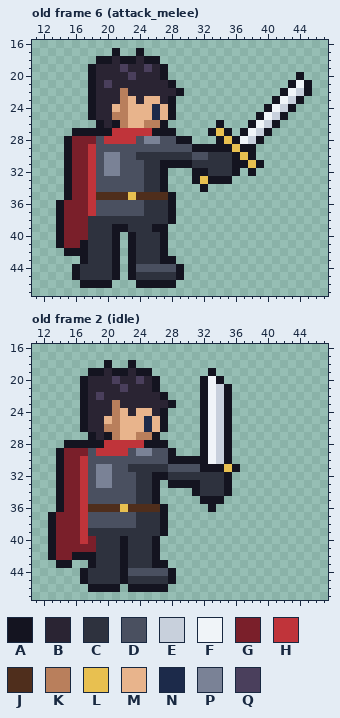
File history of a pixel-art file, art/sprites/combate/clases/guerrero.aseprite. Above is the file before it was changed.
48x48 pixels, 19 frames. Shown: old frame 6 (attack_melee): x 11..47, y 16..47; old frame 2 (idle): x 11..47, y 16..47. The commit also changed other frames, which this record leaves out.
Visible layers, top first: "cuerpo", "arma".
Palette (. is transparent): A #141420  B #2a2433  C #2e323e  D #4a5060  E #c8d0dc  F #f0f4f8  G #7a1f2a  H #c0343a  J #4f2e1c  K #b97f5c  L #e8c050  M #e8b48c  N #1c2a4a  P #7a8296  Q #4a3f5c
Pixels before, old frame 6 (attack_melee), first column x 14:
17 .......A..A.....................
18 .....AABAABAA...................
19 ....ABBBQBBQBA..................
20 ....ABBBBQBBBA................A.
21 ....ABQBBBBBBBA..............AFA
22 ....ABBBKBBBBBBA............AFEA
23 ....ABBBKMBMMBA............AFEA.
24 ....ABBMKMMMNMA...........AFEA..
25 ....ABBKKMMMNMA..........AFEA...
26 .....ABAKMMKKA......A...AFEA....
27 ..AAAAAHHHHHAAA....ALA.AFEA.....
28 .AGGGDHHHHDPPDDAA...ALAFEA......
29 .AGGHDDDDDDDDDDDDAAAAALAA.......
30 .AGGHDPPDDCCCCCCCDDCCCALA.......
31 .AGGHDPPDDDCCAAAACCCCCAALA......
32 .AGGHDPPDDDCCA...AACCCA.A.......
33 .AGGHDDDDDDCCA...ALAAA..........
34 .AGGHDDDDDDCCA....A.............
35 .AGGHJJJJLJJJJA.................
36 AGGGHDDDDDDCCCA.................
37 AGGGHDDDDDDCCCA.................
38 AGGGCCCCCCCCCCA.................
39 AGGGCCCAACCCAA..................
40 AGGGCCCA.ACCCA..................
41 AGGACCCA.ACCCA..................
42 .AAACCCA.ACCCA..................
43 ...ACCCA.ACCCAA.................
44 ..ACCCCA.ADDDDDA................
45 ..ACCCCA.ACCCCCA................
46 ...AAAA...AAAAA.................
Pixels before, old frame 2 (idle), first column x 13:
18 .......A..A.............
19 .....AABAABAA.......A...
20 ....ABBBQBBQBA.....AFA..
21 ....ABBBBQBBBA.....AFEA.
22 ....ABQBBBBBBBA....AFEA.
23 ....ABBBKBBBBBBA...AFEA.
24 ....ABBBKMBMMBA....AFEA.
25 ....ABBMKMMMNMA....AFEA.
26 ....ABBKKMMMNMA....AFEA.
27 .....ABAKMMKKA.....AFEA.
28 ..AAAAAHHHHHAAA....AFEA.
29 .AGGGDHHHHDPPDDA...AFEA.
30 .AGGHDDDDDDDDDDAAAAAFEA.
31 .AGGHDPPDDCCCCCDDDDAAALA
32 .AGGHDPPDDDCCAACCCCCCCA.
33 .AGGHDPPDDDCCA.AAAACCCA.
34 .AGGHDDDDDDCCA....ACCCA.
35 .AGGHDDDDDDCCA.....AAA..
36 .AGGHJJJJLJJJJA.....A...
37 AGGGHDDDDDDCCCA.........
38 AGGGHDDDDDDCCCA.........
39 AGGGHCCCCCCCCCA.........
40 AGGGHGCCCACCCA..........
41 AGGGGGCCCACCCA..........
42 AGGAAACCCACCCA..........
43 .AA..ACCCACCCAA.........
44 ....ACCCCADDDDDA........
45 ....ACCCCACCCCCA........
46 .....AAAA.AAAAA.........
The same view after the edit:
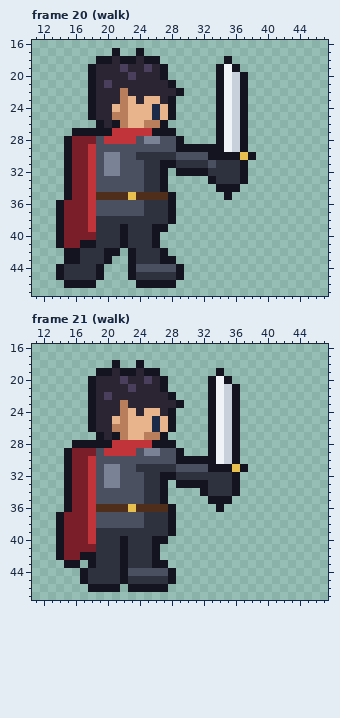
A new or re-ordered frame is compared with the old frame closest to it.
The edit:
frames 19 -> 23
Frame 20 (walk) is new; against old frame 6 (attack_melee), layers "cuerpo", "arma":
y 18: x 35 . -> A
y 19: x 34..36 ... -> AFA
y 20: x 34..37 .... -> AFEA; x 44 A -> .
y 21: x 34..37 .... -> AFEA; x 43..45 AFA -> ...
y 22: x 34..37 .... -> AFEA; x 42..45 AFEA -> ....
y 23: x 34..37 .... -> AFEA; x 41..44 AFEA -> ....
y 24: x 34..37 .... -> AFEA; x 40..43 AFEA -> ....
y 25: x 34..37 .... -> AFEA; x 39..42 AFEA -> ....
y 26: x 35..41 ...AFEA -> FEA....
y 27: x 33..36 ALA. -> .AFE; x 38..40 FEA -> ...
y 28: x 30 A -> .; x 35..39 LAFEA -> FEA..
y 29: x 29..30 DD -> AA; x 35..36 AL -> FE; x 38 A -> .
y 30: x 29..30 CC -> DD; x 33..35 CCC -> AAA
y 31: x 29..30 AA -> CC; x 33 C -> D; x 36 A -> C; x 38..39 LA -> ..
y 32: x 29..30 .. -> AA; x 36..38 A.A -> CA.
y 33: x 31..32 AL -> ..; x 34..37 AA.. -> CCCA
y 34: x 32 A -> .; x 34..36 ... -> AAA
y 35: x 35 . -> A
y 38: x 18 C -> H
y 39: x 18 C -> H; x 21 A -> C
y 40: x 18 C -> G; x 21..23 A.A -> CAC; x 26..27 CA -> A.
y 41: x 18 C -> A; x 21..23 A.A -> CAC; x 26..27 CA -> A.
y 42: x 17 A -> C; x 20 C -> A
y 43: x 15..17 ..A -> AAC; x 20..21 CA -> A.
y 44..45: x 14..16 ..A -> ACC; x 19..21 CCA -> A..
y 46: x 15..16 .. -> AA; x 19..20 AA -> ..
Frame 21 (walk) is new; against old frame 2 (idle), layers "cuerpo", "arma":
y 18: x 20..21 A. -> .A; x 23..24 A. -> .A
y 19: x 18 A -> .; x 20..21 BA -> AB; x 23..24 BA -> AB; x 26 . -> A; x 33..34 A. -> .A
y 20: x 17..18 AB -> .A; x 21..22 QB -> BQ; x 24..27 QBA. -> BQBA; x 32..35 AFA. -> .AFA
y 21: x 17..18 AB -> .A; x 22..23 QB -> BQ; x 26..27 A. -> BA; x 32..36 AFEA. -> .AFEA
y 22: x 17..20 ABQB -> .ABQ; x 27..28 A. -> BA; x 32..36 AFEA. -> .AFEA
y 23: x 17..18 AB -> .A; x 21..22 KB -> BK; x 28..29 A. -> BA; x 32..36 AFEA. -> .AFEA
y 24: x 17..18 AB -> .A; x 21..24 KMBM -> BKMB; x 26..28 BA. -> MBA; x 32..36 AFEA. -> .AFEA
y 25: x 17..18 AB -> .A; x 20..22 MKM -> BMK; x 25..28 NMA. -> MNMA; x 32..36 AFEA. -> .AFEA
y 26: x 17..18 AB -> .A; x 20 K -> B; x 22 M -> K; x 25..28 NMA. -> MNMA; x 32..36 AFEA. -> .AFEA
y 27: x 18..22 ABAKM -> .ABAK; x 24 K -> M; x 26..27 A. -> KA; x 32..36 AFEA. -> .AFEA
y 28: x 15 A -> .; x 20 H -> A; x 25 A -> H; x 28 . -> A; x 32..36 AFEA. -> .AFEA
y 29: x 14..15 AG -> .A; x 18..19 DH -> GD; x 23..24 DP -> HD; x 26 D -> P; x 28..29 A. -> DA; x 32..36 AFEA. -> .AFEA
y 30: x 14..15 AG -> .A; x 17..18 HD -> GH; x 28 A -> D; x 33..36 FEA. -> AFEA
y 31: x 14..15 AG -> .A; x 17..19 HDP -> GHD; x 21 D -> P; x 23 C -> D; x 28 D -> C; x 32 A -> D; x 35..37 LA. -> ALA
y 32: x 14..15 AG -> .A; x 17..19 HDP -> GHD; x 21 D -> P; x 24 C -> D; x 26 A -> C; x 28 C -> A; x 35..36 A. -> CA
y 33: x 14..15 AG -> .A; x 17..19 HDP -> GHD; x 21 D -> P; x 24 C -> D; x 26..28 A.A -> CA.; x 32 C -> A; x 35..36 A. -> CA
y 34: x 14..15 AG -> .A; x 17..18 HD -> GH; x 24 C -> D; x 26..27 A. -> CA; x 31..32 AC -> .A; x 35..36 A. -> CA
y 35: x 14..15 AG -> .A; x 17..18 HD -> GH; x 24 C -> D; x 26..27 A. -> CA; x 32 A -> .; x 35 . -> A
y 36: x 14..15 AG -> .A; x 17..18 HJ -> GH; x 22..23 LJ -> JL; x 27..28 A. -> JA; x 33..34 A. -> .A
y 37..38: x 13..14 AG -> .A; x 17..18 HD -> GH; x 24 C -> D; x 27..28 A. -> CA
y 39: x 13..14 AG -> .A; x 17..18 HC -> GH; x 27..28 A. -> CA
y 40: x 13..14 AG -> .A; x 17..18 HG -> GH; x 27 . -> A
y 41: x 13..14 AG -> .A
y 42: x 13..14 AG -> .A; x 16 A -> G
y 43: x 14 A -> .; x 16 . -> A
Boxes around the changes in both pictures, in picture pixels (x1, y1, x2, y2):
changed: (176, 56, 312, 200)
changed: (56, 216, 168, 288)
changed: (48, 360, 248, 568)
